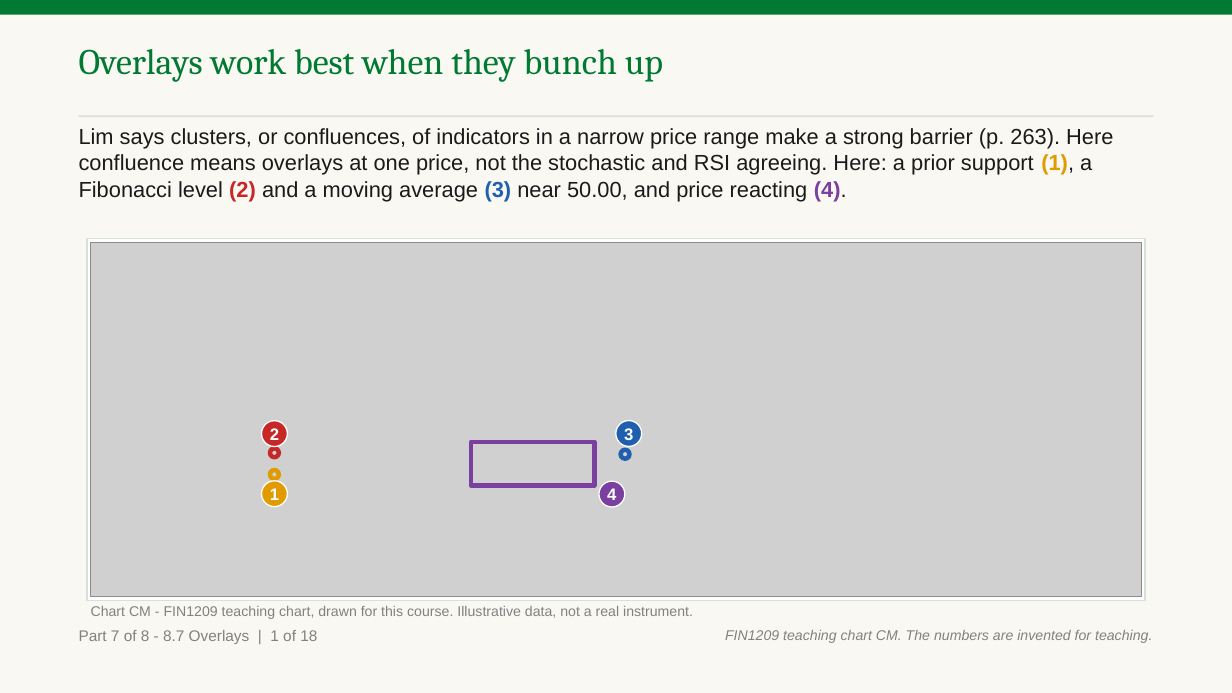
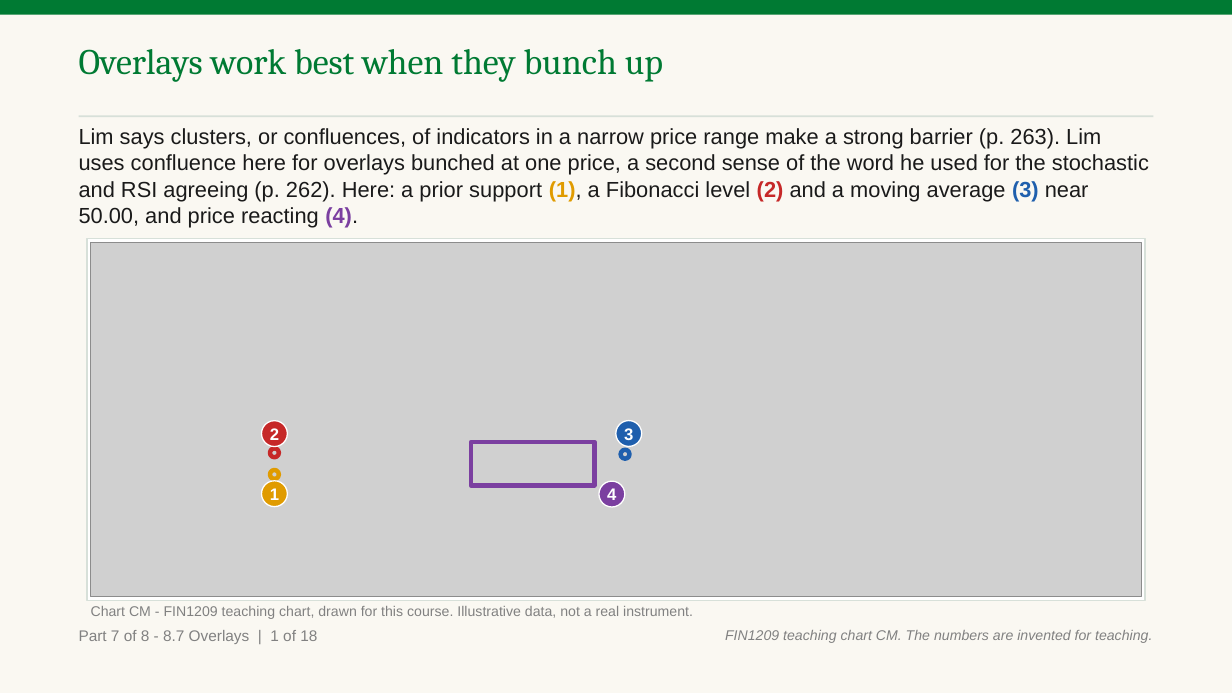
Before and after one commit to benjiesotelo-sudo/Telos_FIN1209, a slide deck: slide 247 of chapter-08/FIN1209-Chapter-08.pptx (slide 243 before the commit). Drawn at 1232x693 pixels with LibreOffice and Linux fonts; fonts in the diff are those of the drawing; grey boxes stand for pictures. Boxes give left, top, right and bottom in pixels: in the first picture for what was removed or moved away, otherwise in the second. Text is boxed around its words. In the diff, an @@ line names an element or a change of style, - is before the commit and + after.

Commit message:
Chapter 8 second class: student read fixes (nine), 142 slides

```diff
--- a/chapter-08/FIN1209-Chapter-08.pptx
+++ b/chapter-08/FIN1209-Chapter-08.pptx
@@ text at bbox=[79, 128, 1149, 227]: text changed @@
-Lim says clusters, or confluences, of indicators in a narrow price range make a strong barrier (p. 263). Here confluence means overlays at one price, not the stochastic and RSI agreeing. Here: a prior support (1), a Fibonacci level (2) and a moving average (3) near 50.00, and price reacting (4).
+Lim says clusters, or confluences, of indicators in a narrow price range make a strong barrier (p. 263). Lim uses confluence here for overlays bunched at one price, a second sense of the word he used for the stochastic and RSI agreeing (p. 262). Here: a prior support (1), a Fibonacci level (2) and a moving average (3) near 50.00, and price reacting (4).
```
Also in this commit, not shown: 63 other slides changed, 4 slides added, 7 other files.
